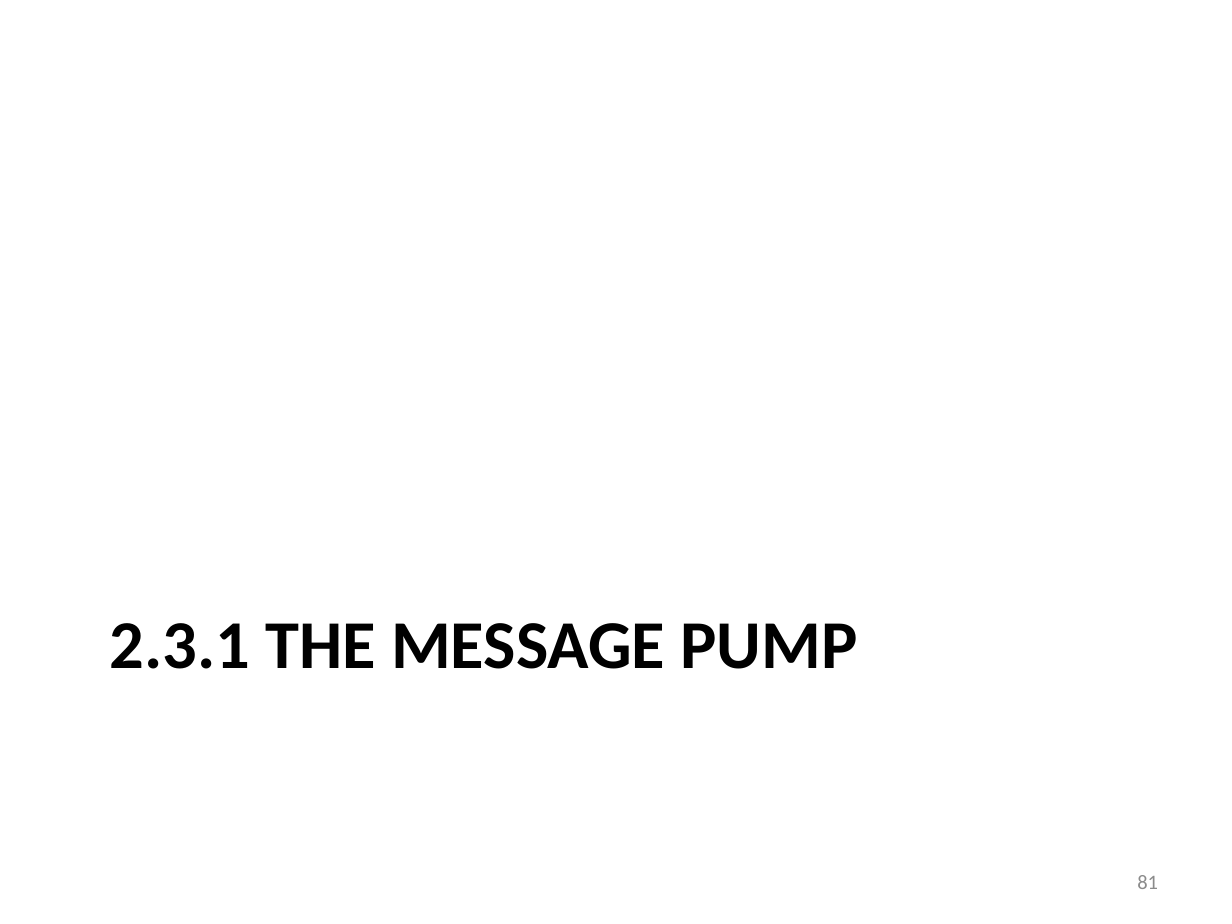
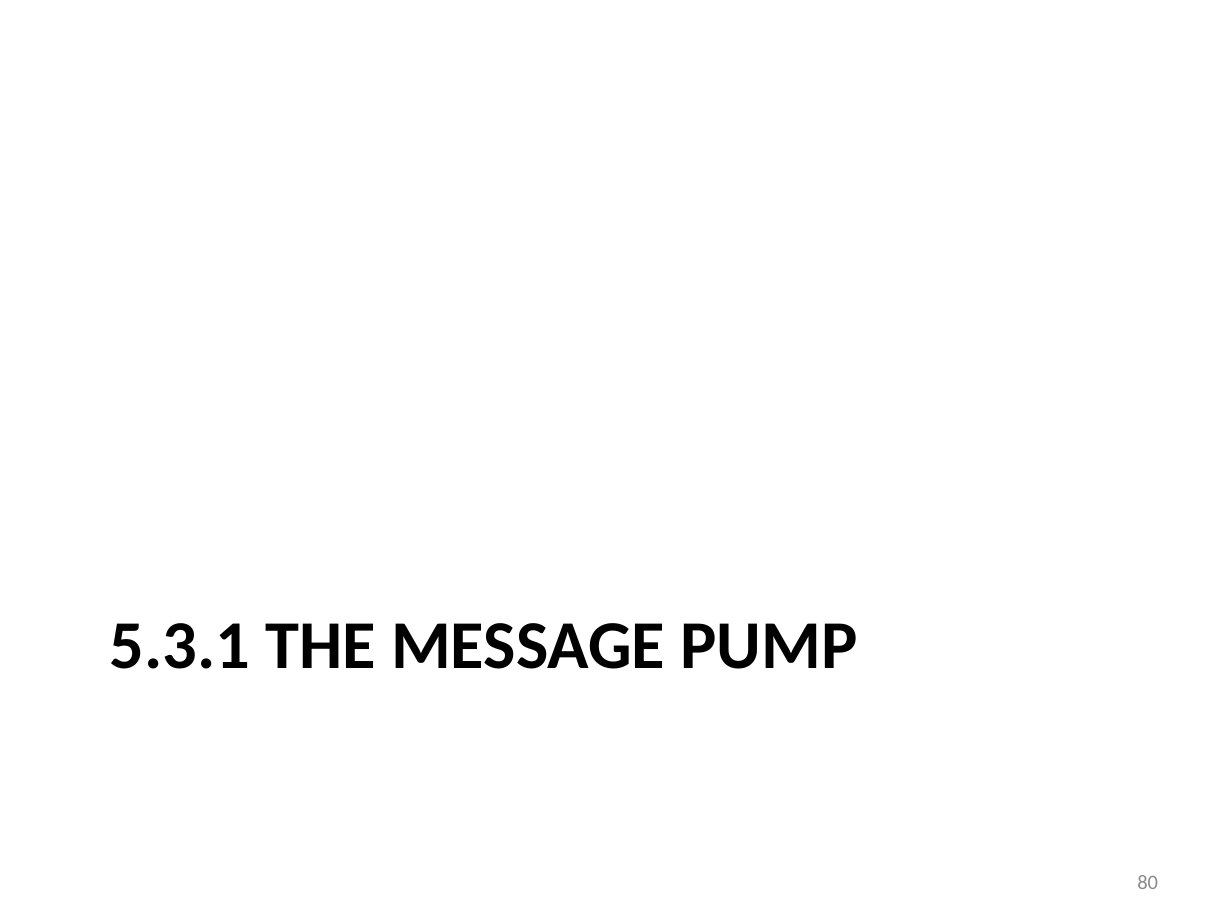
Before and after one commit to iancooper/Presentations, a slide deck: slide 80 of Practical Messaging - Day 1 - New.pptx (slide 81 before the commit). Drawn at 1232x924 pixels with LibreOffice and Linux fonts; fonts in the diff are those of the drawing. Boxes give left, top, right and bottom in pixels: in the first picture for what was removed or moved away, otherwise in the second. Text is boxed around its words. In the diff, an @@ line names an element or a change of style, - is before the commit and + after.

```diff
--- a/Practical Messaging - Day 1 - New.pptx
+++ b/Practical Messaging - Day 1 - New.pptx
@@ title at <box>110,623,857,669</box>: text changed @@
-2.3.1 THE MESSAGE PUMP
+5.3.1 THE MESSAGE PUMP
@@ page number at <box>1137,875,1158,889</box>: text changed @@
-81
+80
```
Also in this commit, not shown: 9 other slides changed, 6 slides added, 7 slides removed.
